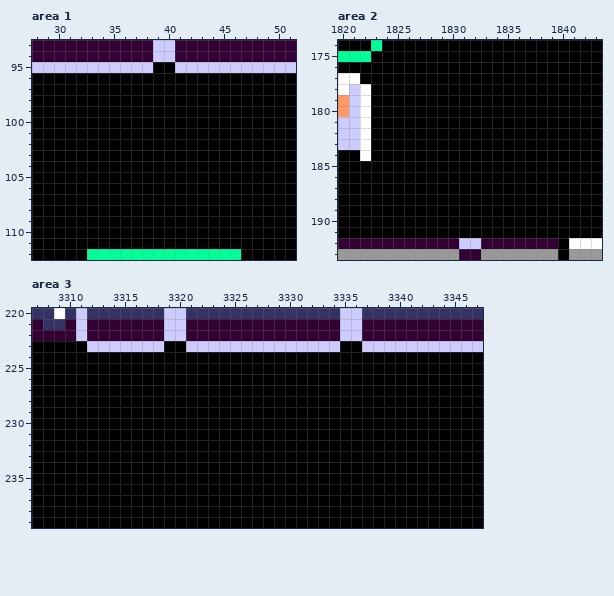
File history of a pixel-art file, tools/platformer/editor/level1-4.aseprite. The picture above was drawn from the file before the commit.
4080x240 pixels, 1 frame. Shown: area 1: x 28..51, y 93..112; area 2: x 1820..1843, y 174..193; area 3: x 3307..3347, y 220..239. The commit also changed other parts of the picture, which this record leaves out.
After the commit:
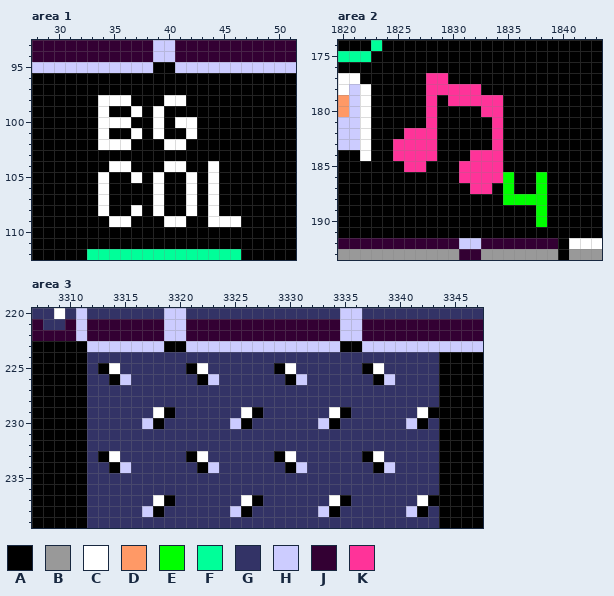
Palette (. is transparent): A #000000  B #999999  C #ffffff  D #ff9966  E #00ff00  F #00ff99  G #333366  H #ccccff  J #330033  K #ff3399
Change:
Area 1, layer "Tilemap 1":
Colour C replaces colour A in row 98 at x 34 to 36 and 40 to 41; in row 99 at x 34, 37 and 39; in row 100 at x 34 to 36, 39 and 41 to 42; in row 101 at x 34, 37, 39 and 42; in row 102 at x 34 to 36 and 40 to 41; in row 104 at x 35 to 36, 40 to 41 and 44.
Colour C replaces colour A in row 105 at x 34, 37, 39, 42 and 44; in rows 106 to 107 at x 34, 39, 42 and 44; in row 108 at x 34, 37, 39, 42 and 44; in row 109 at x 35 to 36, 40 to 41 and 44 to 46.
Area 2, layer "Tilemap 1":
Colour E replaces colour A in rows 186 to 187 at x 1835 and 1838; in row 188 at x 1835 to 1838; in rows 189 to 190 at x 1838.
Colour K replaces colour A in row 177 at x 1828 to 1829; in row 178 at x 1828 to 1832; in row 179 at x 1828 and 1830 to 1834; in row 180 at x 1828 and 1833 to 1834; in row 181 at x 1828 and 1834; in row 182 at x 1826 to 1828 and 1834.
Colour K replaces colour A in row 183 at x 1825 to 1828 and 1834; in row 184 at x 1825 to 1828 and 1832 to 1834; in row 185 at x 1826 to 1827 and 1831 to 1834; in row 186 at x 1831 to 1834; in row 187 at x 1832 to 1833.
Area 3, layer "Tilemap 1":
Colour C replaces colour A in row 225 at x 3314, 3322, 3330 and 3338; in row 229 at x 3318, 3326, 3334 and 3342; in row 233 at x 3314, 3322, 3330 and 3338; in row 237 at x 3318, 3326, 3334 and 3342.
Colour G replaces colour A in row 224 at x 3312 to 3343; in row 225 at x 3312, 3315 to 3320, 3323 to 3328, 3331 to 3336 and 3339 to 3343; in row 226 at x 3312 to 3313, 3316 to 3321, 3324 to 3329, 3332 to 3337 and 3340 to 3343; in rows 227 to 228 at x 3312 to 3343; in row 229 at x 3312 to 3317, 3320 to 3325, 3328 to 3333 and 3336 to 3341; in row 230 at x 3312 to 3316, 3319 to 3324, 3327 to 3332, 3335 to 3340 and 3343.
Colour G replaces colour A in rows 231 to 232 at x 3312 to 3343; in row 233 at x 3312, 3315 to 3320, 3323 to 3328, 3331 to 3336 and 3339 to 3343; in row 234 at x 3312 to 3313, 3316 to 3321, 3324 to 3329, 3332 to 3337 and 3340 to 3343; in rows 235 to 236 at x 3312 to 3343; in row 237 at x 3312 to 3317, 3320 to 3325, 3328 to 3333 and 3336 to 3341; in row 238 at x 3312 to 3316, 3319 to 3324, 3327 to 3332, 3335 to 3340 and 3343.
Colour G replaces colour A in row 239 at x 3312 to 3343.
Colour H replaces colour A in row 226 at x 3315, 3323, 3331 and 3339; in row 230 at x 3317, 3325, 3333 and 3341; in row 234 at x 3315, 3323, 3331 and 3339; in row 238 at x 3317, 3325, 3333 and 3341.
Boxes around the changes in both pictures, in picture pixels (x1, y1, x2, y2):
changed: (98, 95, 241, 227)
changed: (393, 73, 547, 227)
changed: (87, 352, 439, 528)
